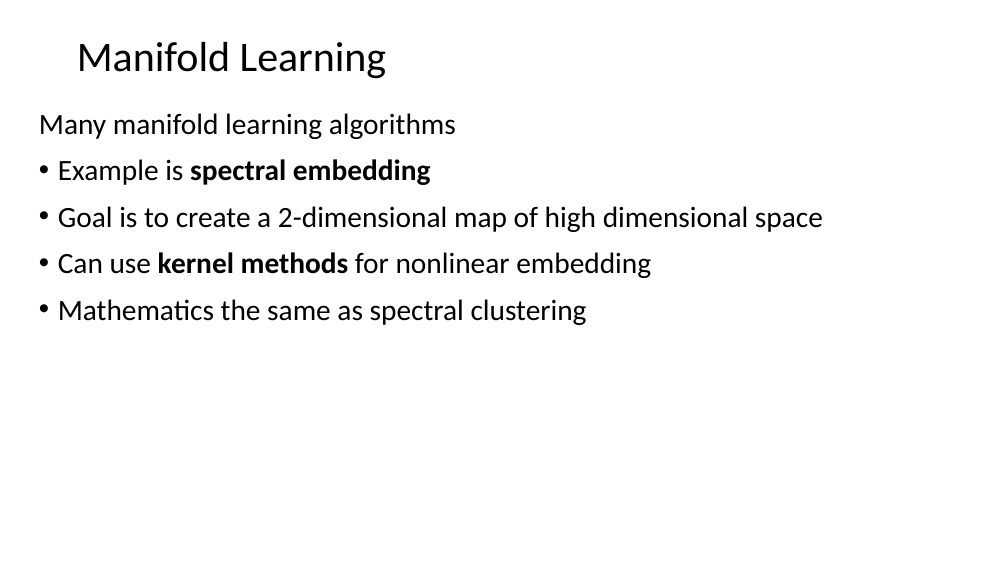
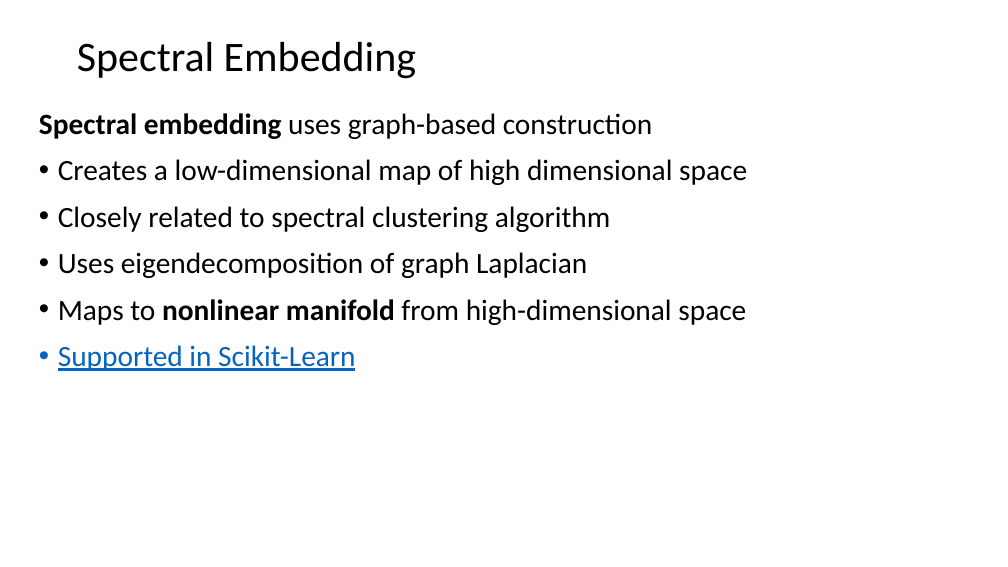
Before and after one commit to StephenElston/CSCI-E-108, a slide deck: slide 22 of slides/10_DimensionalityReduction_Part2.pptx (slide 33 before the commit). Drawn at 1008x567 pixels with LibreOffice and Linux fonts; fonts in the diff are those of the drawing. Boxes give left, top, right and bottom in pixels: in the first picture for what was removed or moved away, otherwise in the second. Text is boxed around its words. In the diff, an @@ line names an element or a change of style, - is before the commit and + after.

Commit message:
Added many new slides

```diff
--- a/slides/10_DimensionalityReduction_Part2.pptx
+++ b/slides/10_DimensionalityReduction_Part2.pptx
@@ title at [77,42,416,79]: text changed @@
-Manifold Learning
+Spectral Embedding
@@ text at [39,113,747,371]: text changed @@
-Many manifold learning algorithms
-• Example is spectral embedding
-• Goal is to create a 2-dimensional map of high dimensional space
-• Can use kernel methods for nonlinear embedding
-• Mathematics the same as spectral clustering
+Spectral embedding uses graph-based construction
+• Creates a low-dimensional map of high dimensional space
+• Closely related to spectral clustering algorithm
+• Uses eigendecomposition of graph Laplacian
+• Maps to nonlinear manifold from high-dimensional space
+• Supported in Scikit-Learn
```
Also in this commit, not shown: 2 other slides changed, 24 slides added, 27 slides removed.
